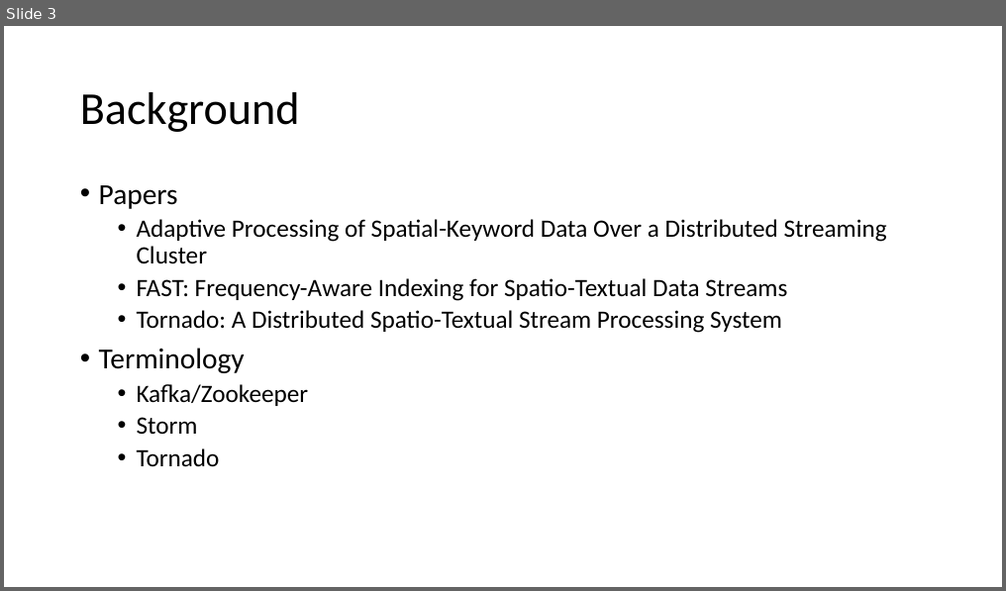
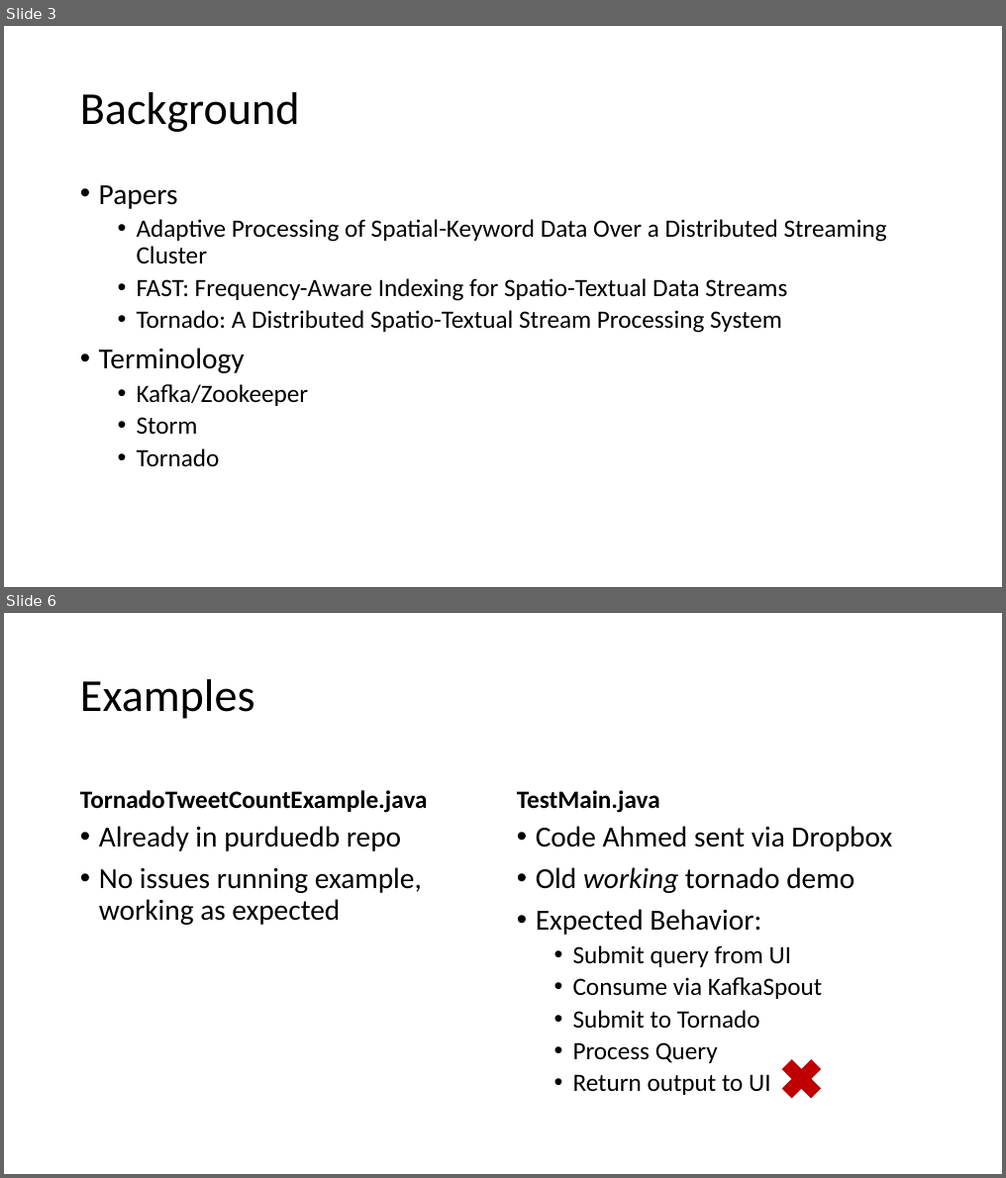
Before and after one commit to PeytonNP/cs490, a slide deck: FinalPresentation.pptx. Shown one above the other, each under a label of ours: slide 3 before the commit, slides 3 and 6 after it; the slides between them are not shown. The pictures are 1006x591 and 1006x1178 pixels, drawn with LibreOffice and Linux fonts; fonts in the diff are those of the drawing. Boxes give left, top, right and bottom in pixels: in the first picture for what was removed or moved away, otherwise in the second. Text is boxed around its words. In the diff, an @@ line names an element or a change of style, - is before the commit and + after.

```diff
--- a/FinalPresentation.pptx
+++ b/FinalPresentation.pptx
@@ slide 6 added at (4,613,1002,1174), background #FFFFFF @@
@@ title added at (80,679,255,719), 44 pt, text #000000 @@
+Examples
@@ text added at (80,790,427,813), 24 pt, text #000000, bold @@
+TornadoTweetCountExample.java
@@ text added at (517,790,660,813), 24 pt, text #000000, bold @@
+TestMain.java
@@ text added at (99,826,422,925), 28 pt, text #000000 @@
+• Already in purduedb repo
+• No issues running example, working as expected
@@ text added at (536,826,892,1095), 24 pt, text #000000 @@
+• Code Ahmed sent via Dropbox
+• Old working tornado demo
+• Expected Behavior:
+  • Submit query from UI
+  • Consume via KafkaSpout
+  • Submit to Tornado
+  • Process Query
+  • Return output to UI
@@ cross added at (774,1052,829,1106), fill #C00000, outline #C00000 1 pt @@
```
Also in this commit, not shown: 3 slides changed, 4 other slides added, 2 other files.
